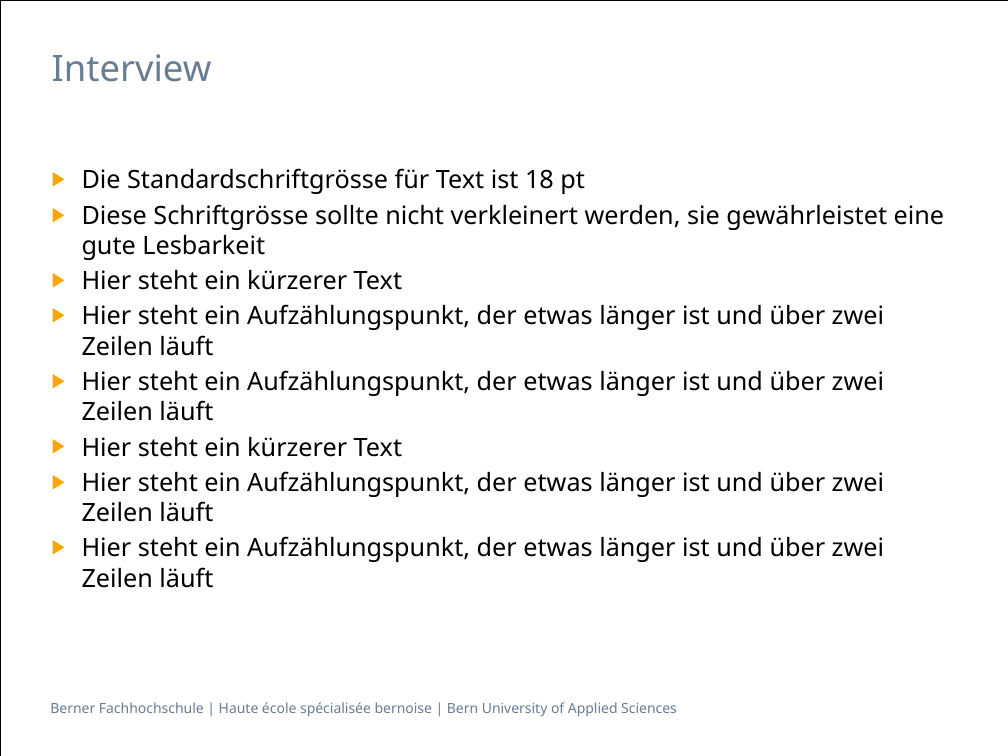
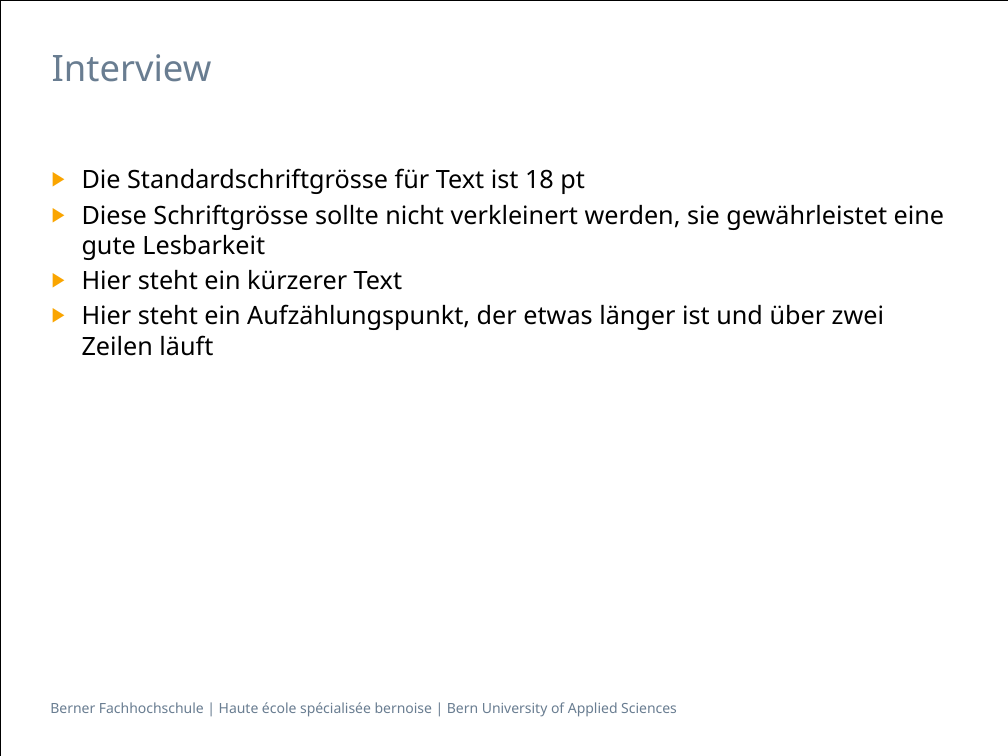
Before and after one commit to sevib1/ch.bfh.btx8081.w2016.blue, a slide deck: slide 2 of doc/CS1/Präsentation_CS1_Task_3_Blau.pptx. Drawn at 1008x756 pixels with LibreOffice and Linux fonts; fonts in the diff are those of the drawing. Boxes give left, top, right and bottom in pixels: in the first picture for what was removed or moved away, otherwise in the second. Text is boxed around its words. In the diff, an @@ line names an element or a change of style, - is before the commit and + after.

```diff
--- a/doc/CS1/Präsentation_CS1_Task_3_Blau.pptx
+++ b/doc/CS1/Präsentation_CS1_Task_3_Blau.pptx
@@ text at [82,370,884,588]: paragraphs removed @@
-▶ Hier steht ein Aufzählungspunkt, der etwas länger ist und über zwei Zeilen läuft
-▶ Hier steht ein kürzerer Text
-▶ Hier steht ein Aufzählungspunkt, der etwas länger ist und über zwei Zeilen läuft
-▶ Hier steht ein Aufzählungspunkt, der etwas länger ist und über zwei Zeilen läuft
```
Also in this commit, not shown: 2 other slides changed.
